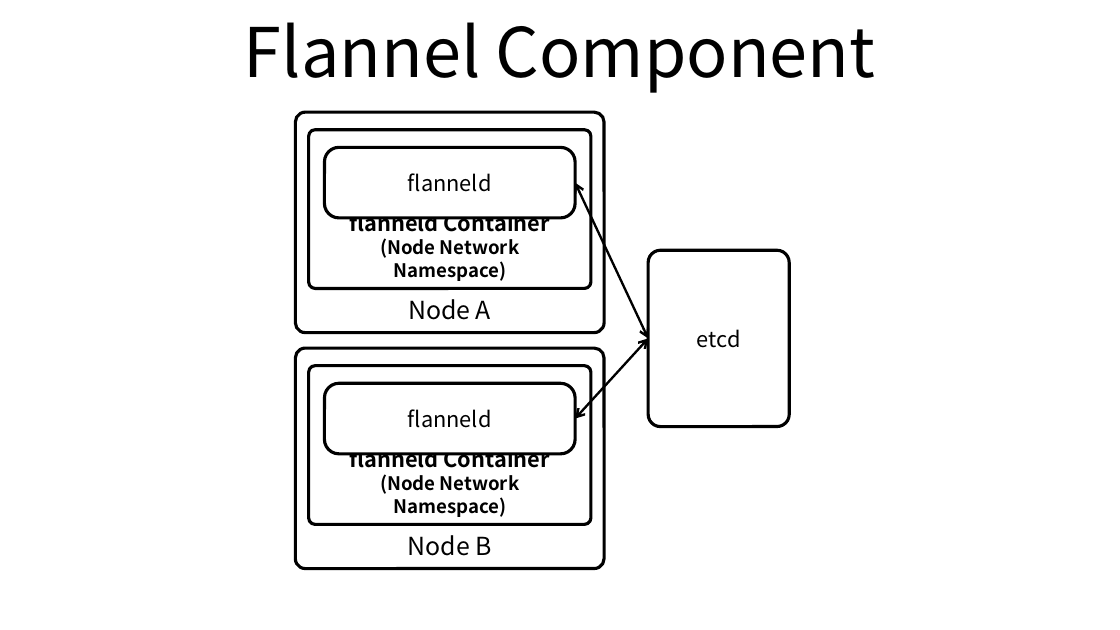
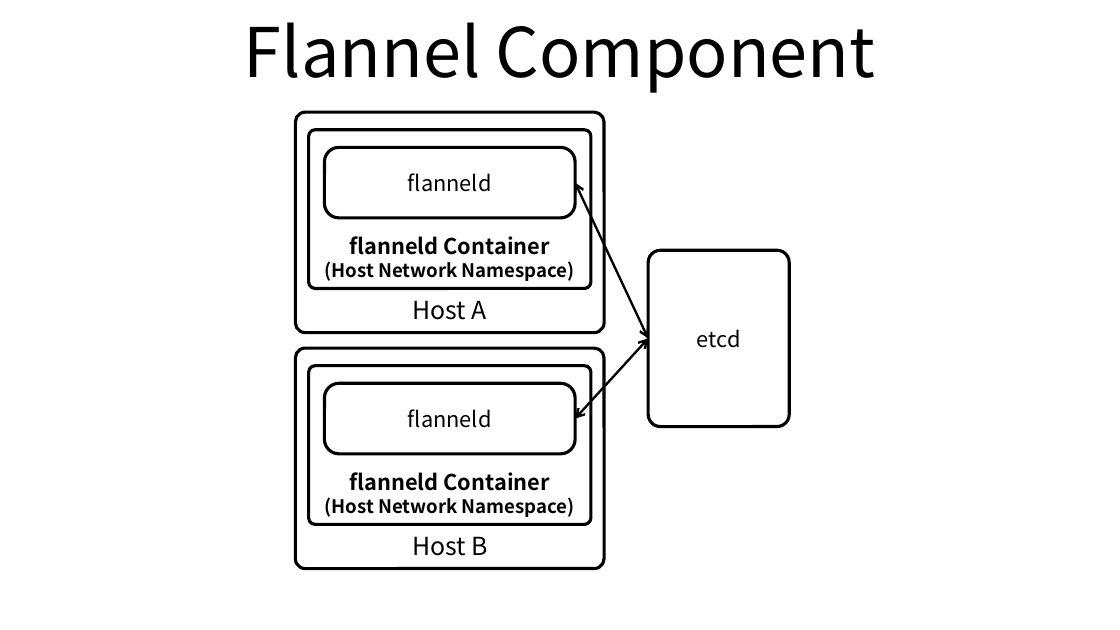
Before and after one commit to ssup2/blog-old, a slide deck: slide 1 of images/theory_analysis/Kubernetes_flannel_Plugin/Kubernetes_flannel_Plugin.pptx. Drawn at 1120x630 pixels with LibreOffice and Linux fonts; fonts in the diff are those of the drawing. Boxes give left, top, right and bottom in pixels: in the first picture for what was removed or moved away, otherwise in the second. Text is boxed around its words. In the diff, an @@ line names an element or a change of style, - is before the commit and + after.

```diff
--- a/images/theory_analysis/Kubernetes_flannel_Plugin/Kubernetes_flannel_Plugin.pptx
+++ b/images/theory_analysis/Kubernetes_flannel_Plugin/Kubernetes_flannel_Plugin.pptx
@@ text in rounded rectangle at [325,261,575,281]: text changed @@
-(Node Network Namespace)
+(Host Network Namespace)
@@ text in rounded rectangle at [413,300,487,320]: text changed @@
-Node A
+Host A
@@ text in rounded rectangle at [325,497,575,517]: text changed @@
-(Node Network Namespace)
+(Host Network Namespace)
@@ text in rounded rectangle at [412,536,487,556]: text changed @@
-Node B
+Host B
```
Also in this commit, not shown: 2 other slides changed, 13 other files.
